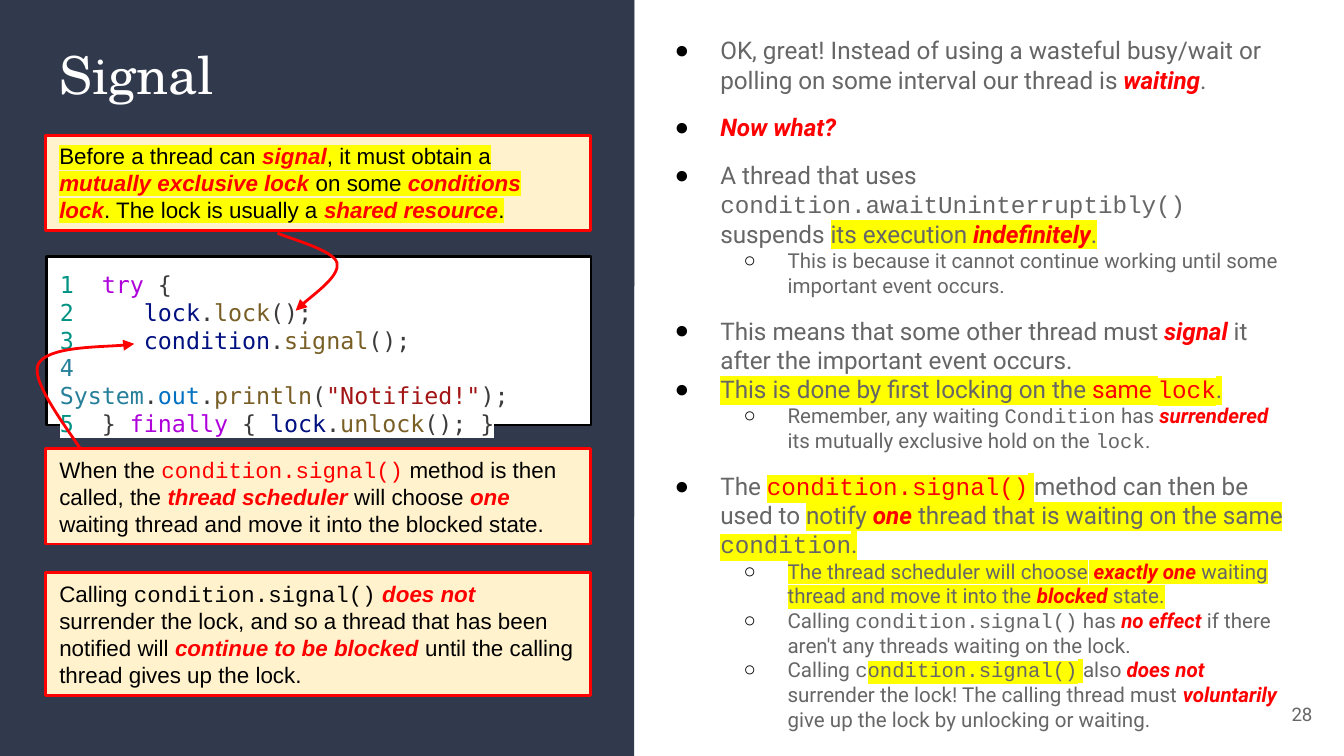
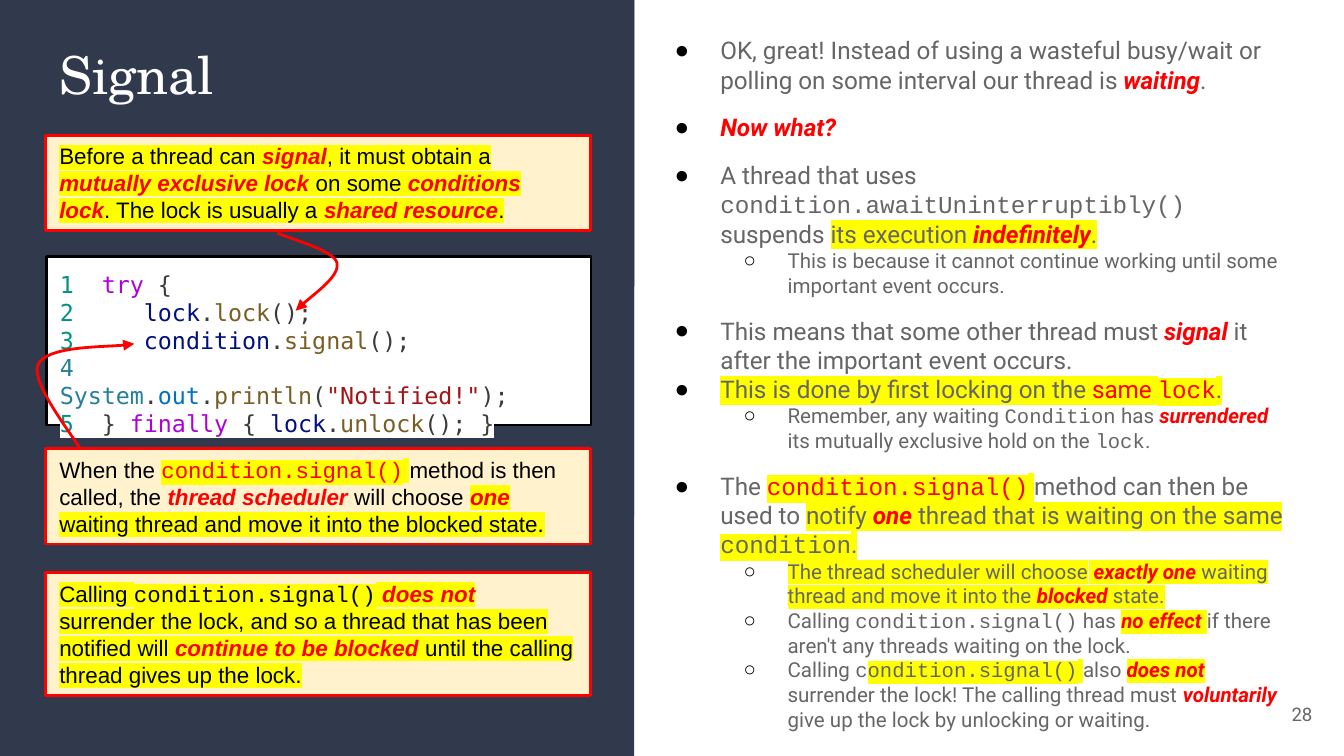
Before and after one commit to alam-tanweer/DailyFolder, a slide deck: slide 28 of CourseContent/Unit 11_Thread Cooperation/tanweer/11_ Thread Cooperation-ta.pptx. Drawn at 1344x756 pixels with LibreOffice and Linux fonts; fonts in the diff are those of the drawing. Boxes give left, top, right and bottom in pixels: in the first picture for what was removed or moved away, otherwise in the second. Text is boxed around its words. In the diff, an @@ line names an element or a change of style, - is before the commit and + after.

```diff
--- a/CourseContent/Unit 11_Thread Cooperation/tanweer/11_ Thread Cooperation-ta.pptx
+++ b/CourseContent/Unit 11_Thread Cooperation/tanweer/11_ Thread Cooperation-ta.pptx
@@ text "When the condition.signal() method is ..." at (46,442,590,551): highlight none to #FFFF00 in "condition.signal() one waiting thread and move it ..." @@
@@ text "Calling condition.signal() does not surrender ..." at (46,566,590,702): highlight none to #FFFF00 @@
@@ text at (788,609,1277,732): highlight none to #FFFF00 in "no effect", "does not" @@
```
Also in this commit, not shown: 7 other slides changed, 6 other files.
